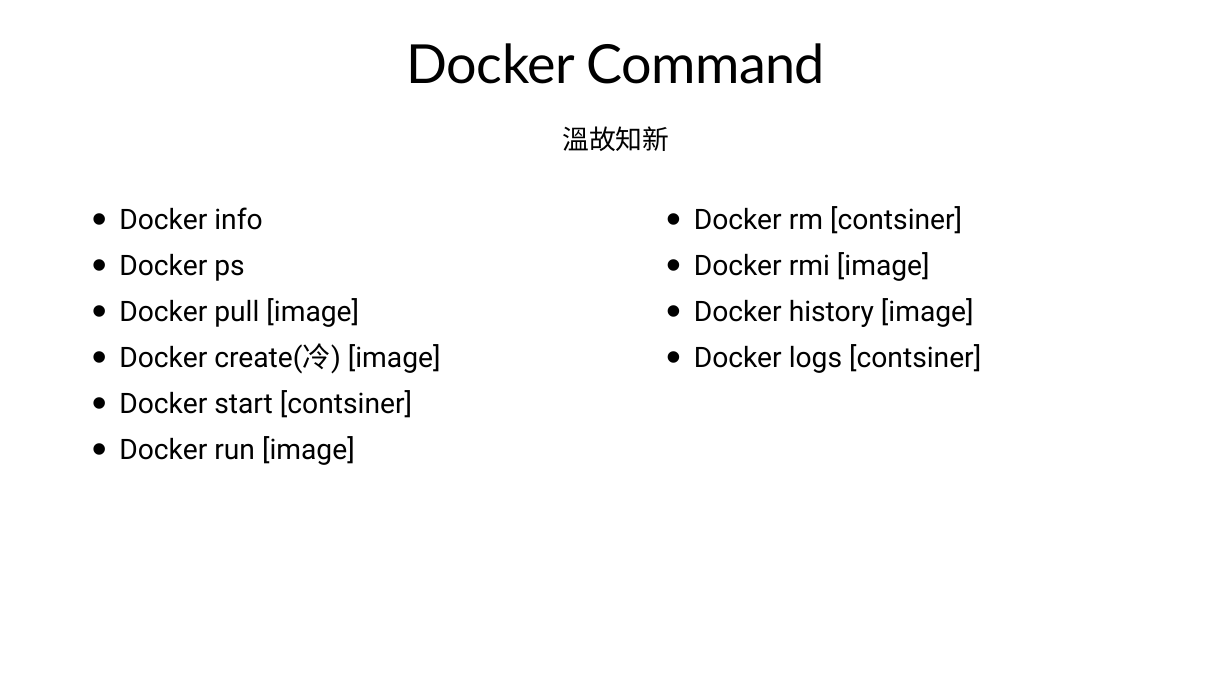
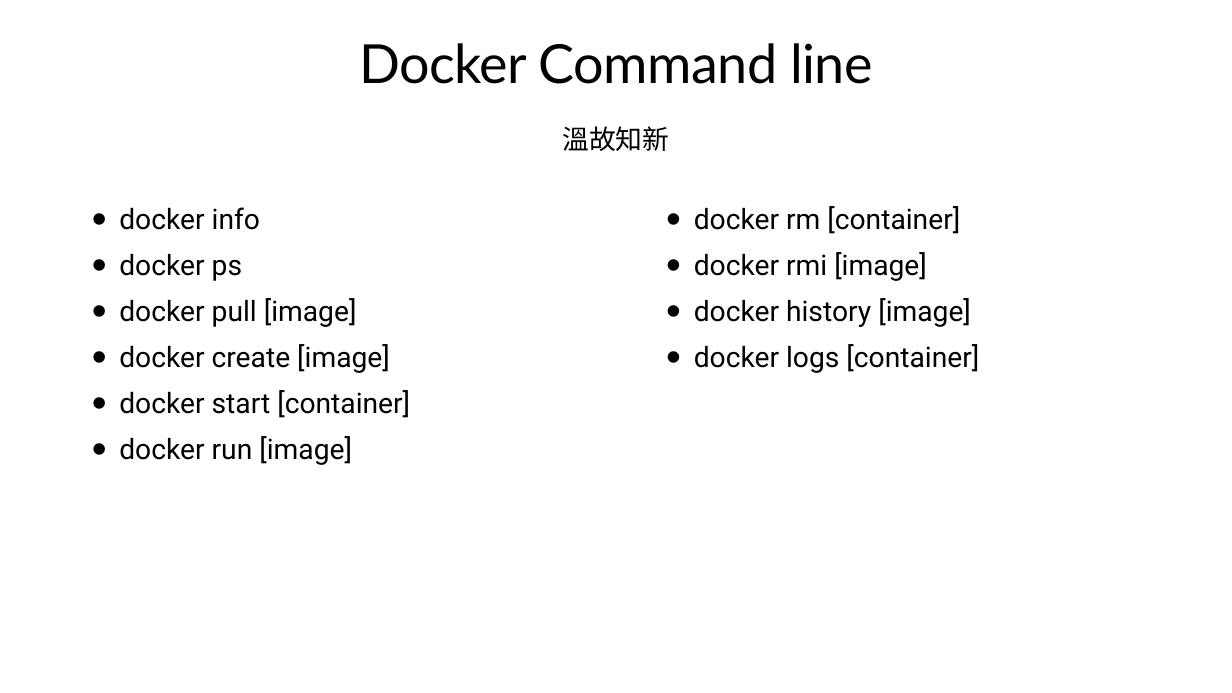
Before and after one commit to cathaylife-devops/docker-tutorial, a slide deck: slide 18 of docker-baby/docker-baby.pptx. Drawn at 1232x693 pixels with LibreOffice and Linux fonts; fonts in the diff are those of the drawing. Boxes give left, top, right and bottom in pixels: in the first picture for what was removed or moved away, otherwise in the second. Text is boxed around its words. In the diff, an @@ line names an element or a change of style, - is before the commit and + after.

```diff
--- a/docker-baby/docker-baby.pptx
+++ b/docker-baby/docker-baby.pptx
@@ title at (359, 43, 873, 84): text changed @@
-Docker Command
+Docker Command line
@@ text at (119, 207, 410, 465): text changed @@
-  • Docker info
-  • Docker ps
-  • Docker pull [image]
-  • Docker create(冷) [image]
-  • Docker start [contsiner]
-  • Docker run [image]
+  • docker info
+  • docker ps
+  • docker pull [image]
+  • docker create [image]
+  • docker start [container]
+  • docker run [image]
@@ text at (694, 206, 979, 373): text changed @@
-  • Docker rm [contsiner]
-  • Docker rmi [image]
-  • Docker history [image]
-  • Docker logs [contsiner]
+  • docker rm [container]
+  • docker rmi [image]
+  • docker history [image]
+  • docker logs [container]
```
Also in this commit, not shown: 10 other slides changed, 1 slide added, 3 other files.
